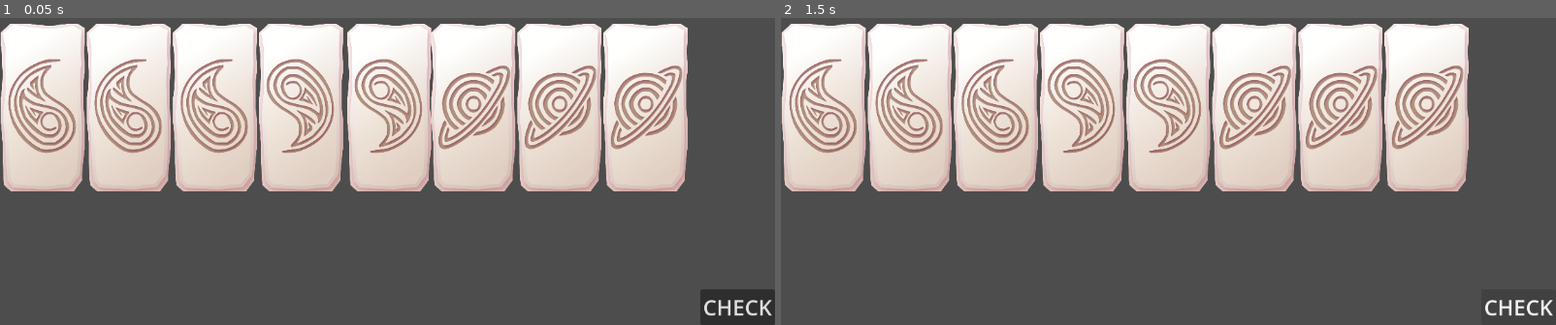
Above: before the commit, frames 1-2 (left to right).
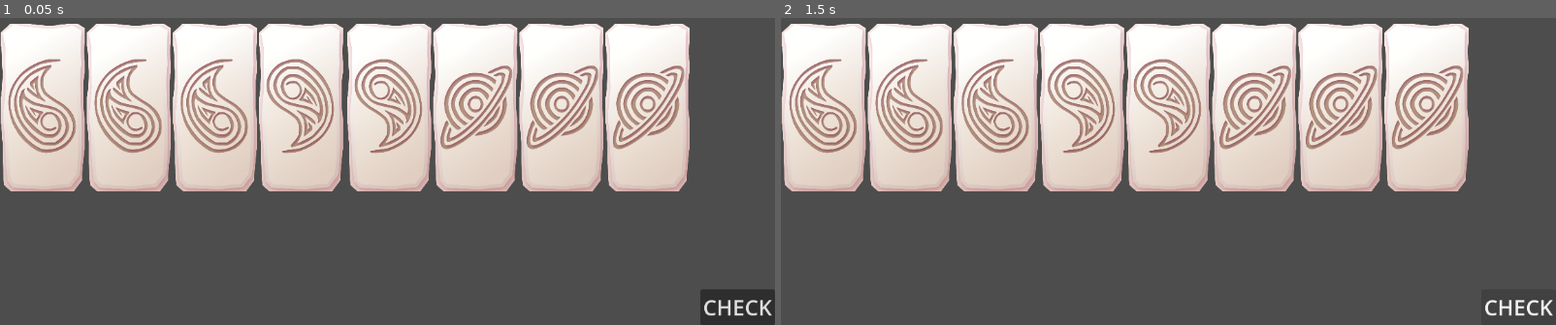
Above: after the commit, the same moments.

Repository: Wendfrey/minijam_210_astral
Game: Godot game, scene res://test_world.tscn
The game is run twice, just before and just after one commit, with the same random seed, the same clock (stepped at 60 frames per second) and the same inputs.
Inputs:
- Up to frame 1 (0.05 s): no input
- Up to frame 2 (1.5 s): click "CHECK" at 0.5 s; click "CHECK" at 1.25 s

The runs differ from the first frame. In frame 1, 4.7% of the frame differs, in the area x 55-89%, y 1-57%; in frame 2, nothing differs.

Commit message:
Added new rule, changed how BaseRule works internally and propagated to inheritors

Diff:
--- a/minijam-210-astral/CheckRules.gd
+++ b/minijam-210-astral/CheckRules.gd
@@ -1,11 +1,13 @@
 extends Node2D
 
 const RuleBAfterA = preload("uid://ckhhavxstsbhj")
+const RuleCtoCapart = preload("uid://dmxxr36bud62w")
 
 @onready var spacer: Node2D = $Spacer
 @onready var label: Label = $CanvasLayer/Label
-var rules:Array[BaseRules] = [
-	RuleBAfterA.new()
+var rules:Array[BaseRule] = [
+	RuleBAfterA.new(),
+	RuleCtoCapart.new()
 ]
 
 var text:String :
@@ -23,9 +25,10 @@
 		piece.errores.clear()
 
 	for rule in rules:
+		var listPiecesError = rule.check_rules(pieces)
 		error_pieces.append_array(rule.check_rules(pieces))
-		if error_pieces.size() > 0:
-			for error_piece in error_pieces:
+		if listPiecesError.size() > 0:
+			for error_piece in listPiecesError:
 				error_piece.vibrate()
 				error_piece.errores.append(rule.rule_name)
 
--- a/minijam-210-astral/rules/BaseRule.gd
+++ b/minijam-210-astral/rules/BaseRule.gd
@@ -1,4 +1,4 @@
-class_name BaseRules extends RefCounted
+class_name BaseRule extends RefCounted
 
 var arrayPieces:Array[Ficha] = []
 var indexPieces:Array[int] = []
@@ -13,8 +13,10 @@
 		"",
 		null
 	)
-	return pArrayPieces
+	return _check_rules_internal()
 
+func _check_rules_internal() -> Array[Ficha]:
+	return []
 
 func get_index_of_type(filtro: Ficha.Tipo) -> Array[int]:
 	return indexPieces.filter(func (element:int): return arrayPieces[element].tipo == filtro)
--- a/minijam-210-astral/rules/Rule_BAfterA.gd
+++ b/minijam-210-astral/rules/Rule_BAfterA.gd
@@ -1,16 +1,16 @@
-extends BaseRules
+extends BaseRule
 
-func check_rules(pArrayPieces:Array[Ficha]) -> Array[Ficha]:
+func _init() -> void:
 	rule_name = "B must be after A"
-	super.check_rules(pArrayPieces)
+
+func _check_rules_internal() -> Array[Ficha]:
 	var error_fichas:Array[Ficha]
 
 	for index_ficha in get_index_of_type(Ficha.Tipo.B):
 		if not isBAfterA(index_ficha):
-			error_fichas.append(pArrayPieces[index_ficha])
+			error_fichas.append(arrayPieces[index_ficha])
 
 	return error_fichas
 
-
 func isBAfterA(bIndex:int) -> bool:
 	return bIndex > 0 and arrayPieces[bIndex - 1].tipo == Ficha.Tipo.A
--- /dev/null
+++ b/minijam-210-astral/rules/Rule_CtoCapart.gd
@@ -0,0 +1,27 @@
+extends BaseRule
+
+func _init() -> void:
+	rule_name = "C must be exactly 2 apart from C"
+
+func _check_rules_internal() -> Array[Ficha]:
+	var result:Array[Ficha] = []
+
+	var indexesOfC = get_index_of_type(Ficha.Tipo.C)
+
+	if indexesOfC.is_empty():
+		return []
+
+	var i = 0
+	while(i < indexesOfC.size()):
+		if i +1 < indexesOfC.size() and checkDifference(indexesOfC[i], indexesOfC[i+1]):
+			pass
+		elif i > 0 and checkDifference(indexesOfC[i], indexesOfC[i-1]):
+			pass
+		else:
+			result.append(arrayPieces[indexesOfC[i]])
+		i += 1
+
+	return result
+
+func checkDifference(indexA, indexB):
+	return abs(indexA - indexB) == 3
Not shown, added: minijam-210-astral/rules/Rule_CtoCapart.gd.uid
